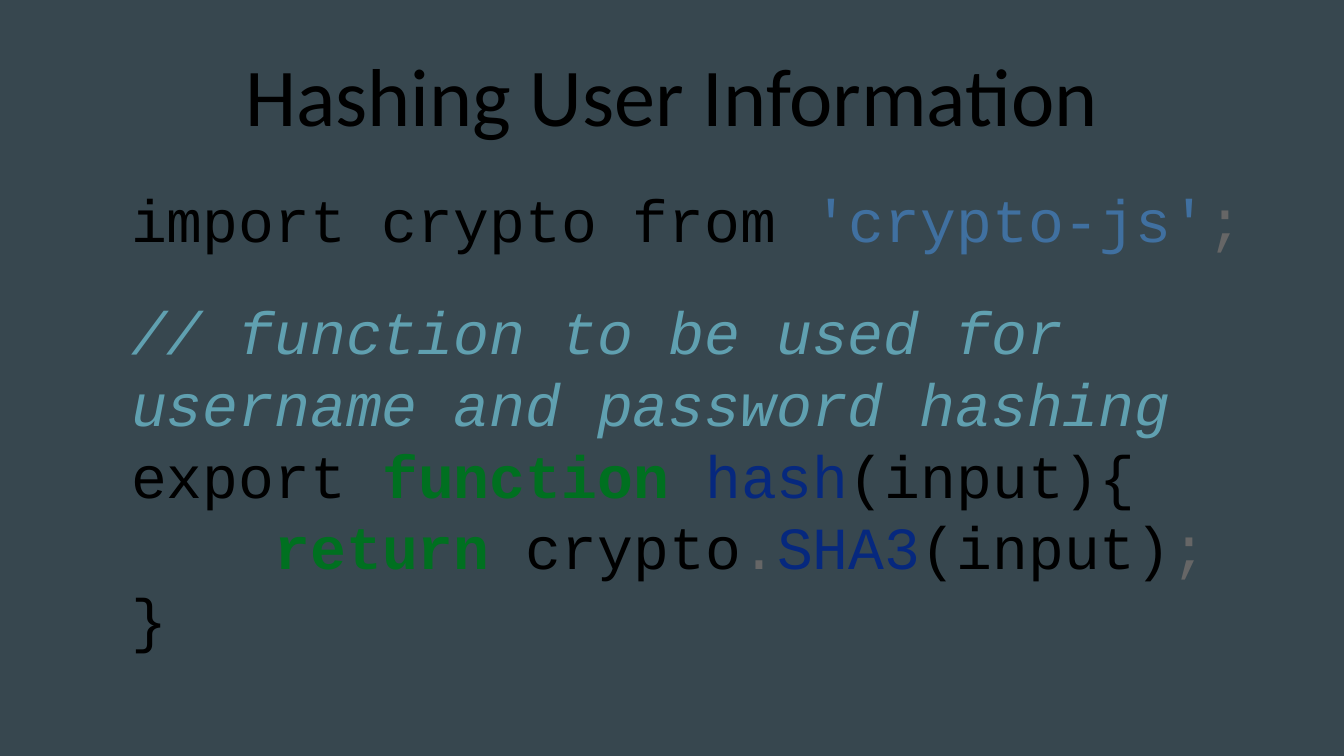
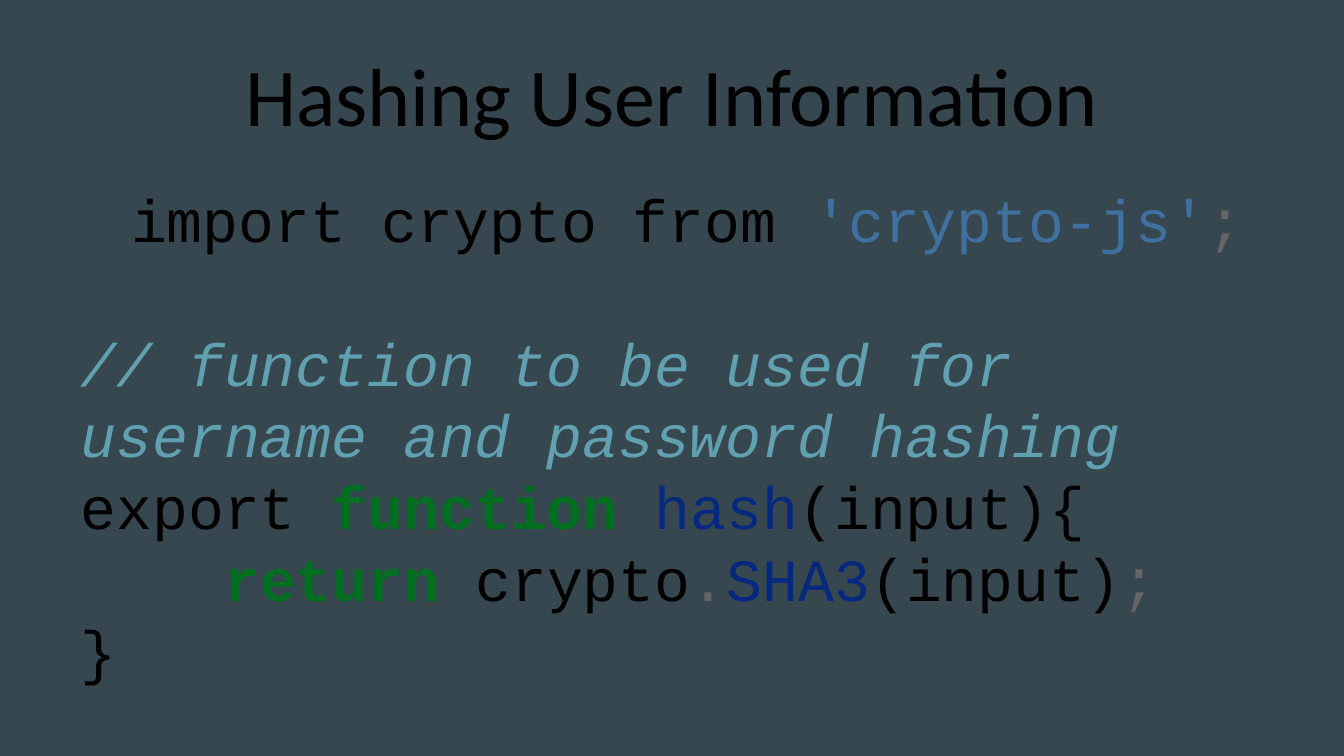
Before and after one commit to camfarms/spider, a slide deck: slide 4 of Computer Security Presentation.pptx. Drawn at 1344x756 pixels with LibreOffice and Linux fonts; fonts in the diff are those of the drawing. Boxes give left, top, right and bottom in pixels: in the first picture for what was removed or moved away, otherwise in the second. Text is boxed around its words. In the diff, an @@ line names an element or a change of style, - is before the commit and + after.

```diff
--- a/Computer Security Presentation.pptx
+++ b/Computer Security Presentation.pptx
@@ text "import crypto from 'crypto-js'; // ...": place and size @@
-text "import crypto from 'crypto-js'; // ..." at bbox=[131, 199, 1244, 581]
+text "import crypto from 'crypto-js'; // ..." at bbox=[81, 199, 1244, 613]
@@ text "import crypto from 'crypto-js'; // ..." at bbox=[81, 199, 1244, 613]: indent changed @@
```
Also in this commit, not shown: 7 other slides changed, 3 other files.
